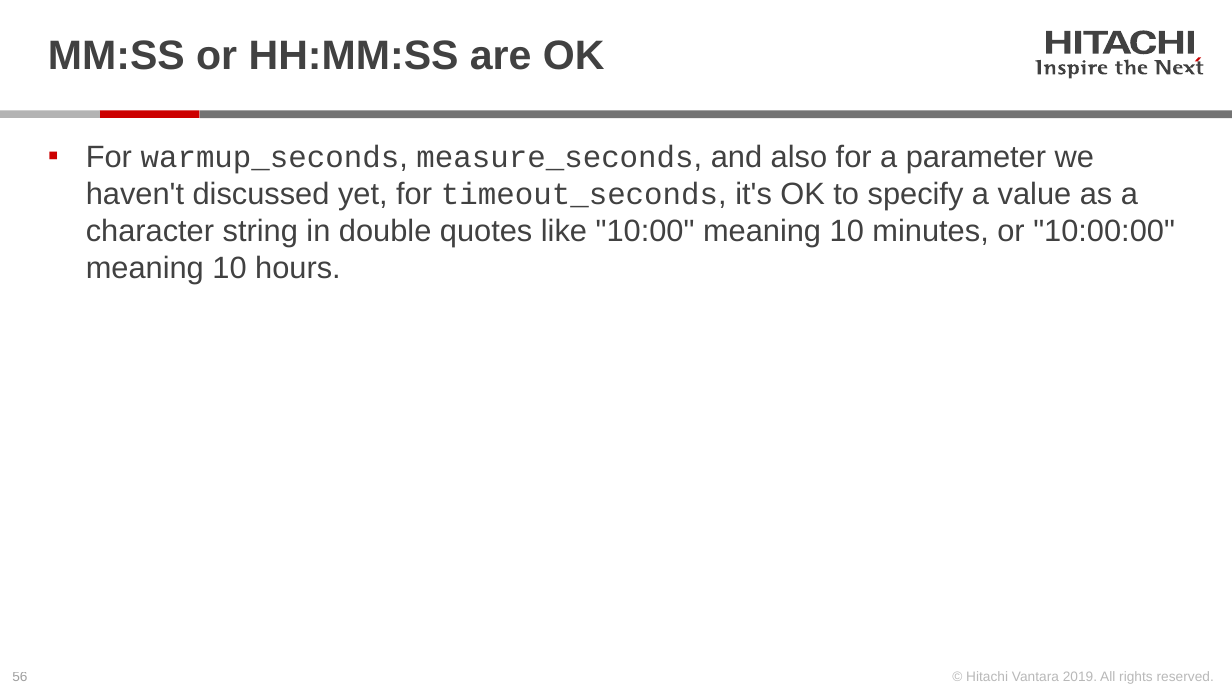
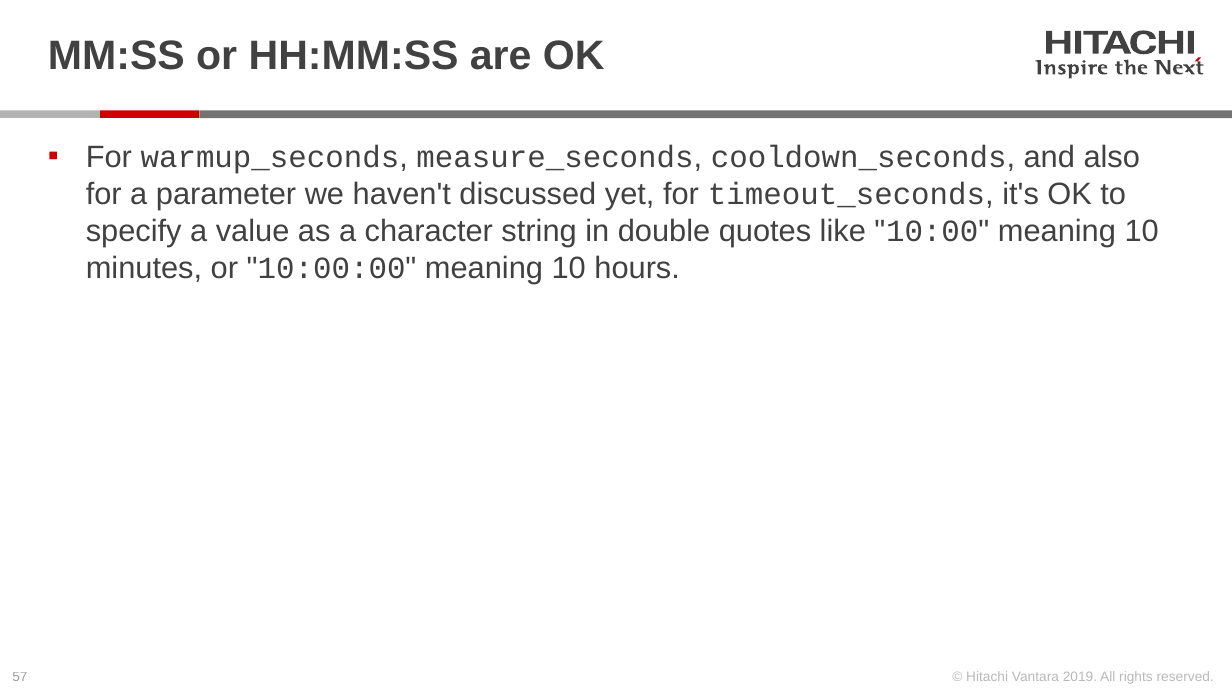
Before and after one commit to Hitachi-Data-Systems/ivy, a slide deck: slide 57 of doc/Programming the ivy engine.pptx (slide 56 before the commit). Drawn at 1232x693 pixels with LibreOffice and Linux fonts; fonts in the diff are those of the drawing. Boxes give left, top, right and bottom in pixels: in the first picture for what was removed or moved away, otherwise in the second. Text is boxed around its words. In the diff, an @@ line names an element or a change of style, - is before the commit and + after.

Commit message:
forgot to add doc update for adding cooldown_seconds

```diff
--- a/doc/Programming the ivy engine.pptx
+++ b/doc/Programming the ivy engine.pptx
@@ text at box(86, 144, 1159, 283): text changed @@
-▪ For warmup_seconds, measure_seconds, and also for a parameter we haven't discussed yet, for timeout_seconds, it's OK to specify a value as a character string in double quotes like "10:00" meaning 10 minutes, or "10:00:00" meaning 10 hours.
+▪ For warmup_seconds, measure_seconds, cooldown_seconds, and also for a parameter we haven't discussed yet, for timeout_seconds, it's OK to specify a value as a character string in double quotes like "10:00" meaning 10 minutes, or "10:00:00" meaning 10 hours.
@@ page number at box(12, 672, 27, 681): text changed @@
-56
+57
```
Also in this commit, not shown: 12 other slides changed, 3 slides added, 1 slide removed, 1 other file.
